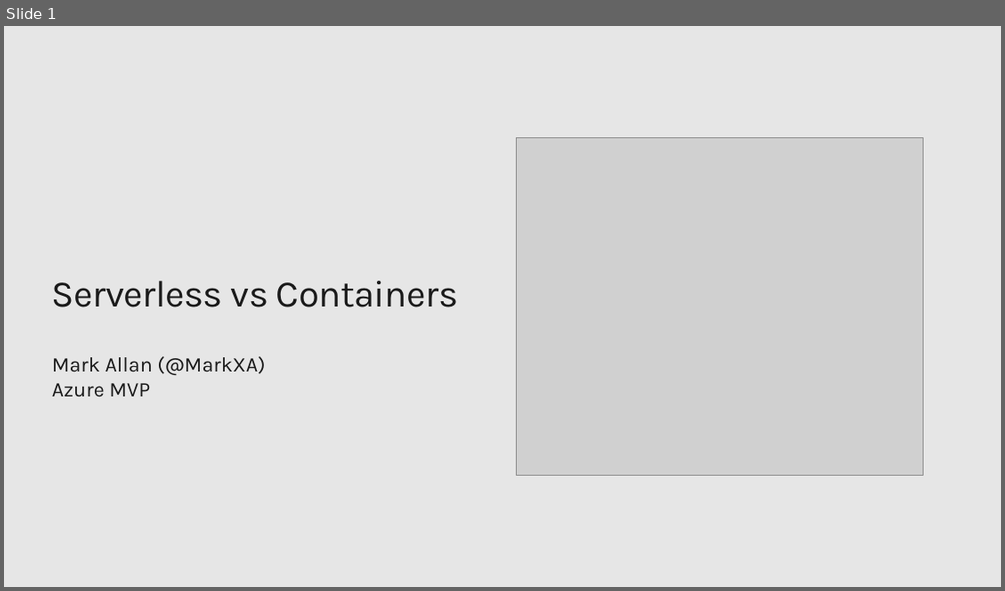
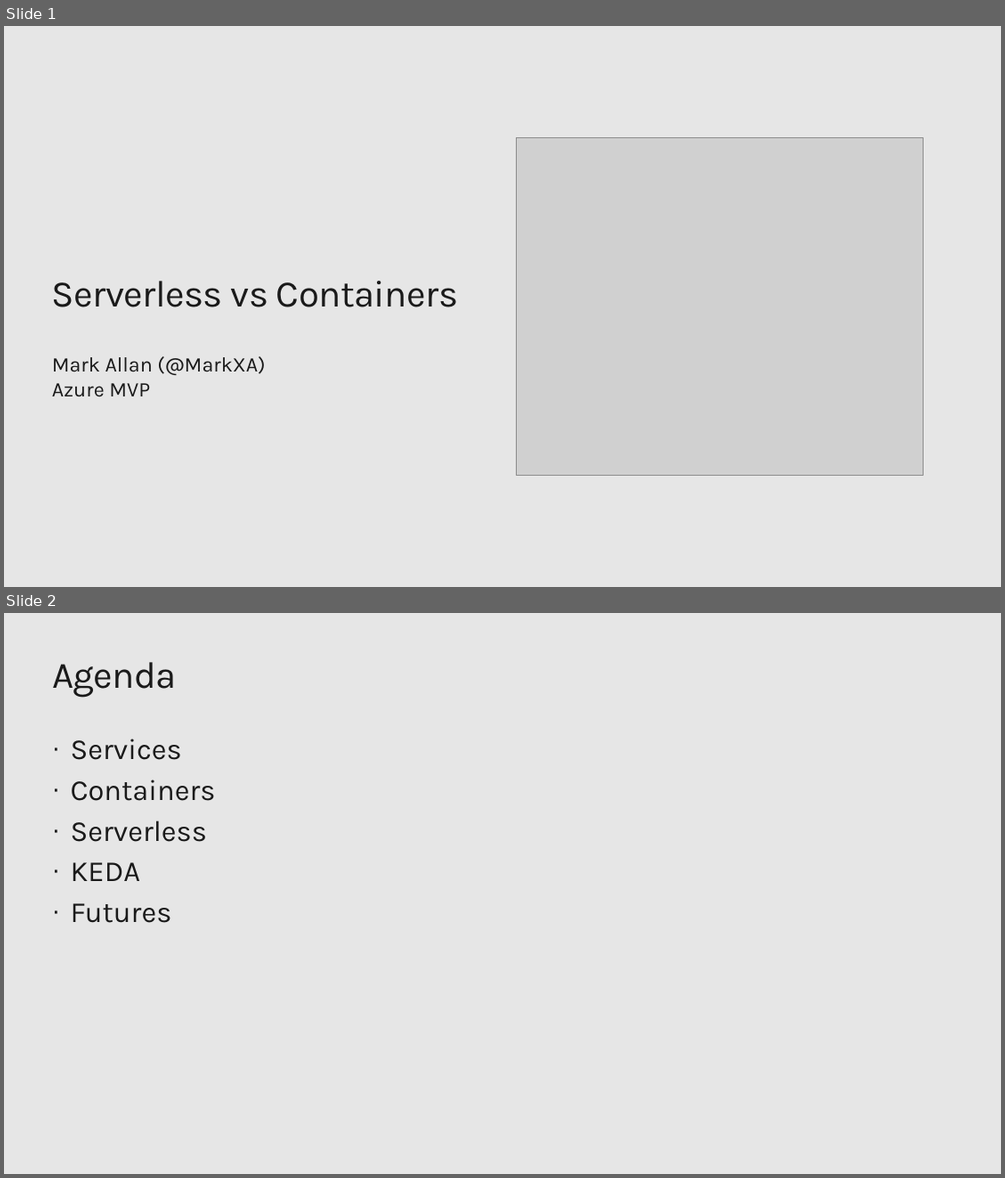
Before and after one commit to MarkXA/keda-demo, a slide deck: Slides/Serverless vs Containers.pptx. Shown one above the other, each under a label of ours: slide 1 before the commit, slides 1 and 2 after it. The pictures are 1005x591 and 1005x1178 pixels, drawn with LibreOffice and Linux fonts; fonts in the diff are those of the drawing; grey boxes stand for pictures; background and template pictures are left out. Boxes give left, top, right and bottom in pixels: in the first picture for what was removed or moved away, otherwise in the second. Text is boxed around its words. In the diff, an @@ line names an element or a change of style, - is before the commit and + after.

```diff
--- a/Slides/Serverless vs Containers.pptx
+++ b/Slides/Serverless vs Containers.pptx
@@ slide 2 added at <box>4,613,1001,1174</box>, background #E6E6E6 @@
@@ title added at <box>52,662,177,698</box>, 36 pt, text #1A1A1A @@
+Agenda
@@ text added at <box>71,738,216,923</box>, 28 pt, text #1A1A1A @@
+· Services
+· Containers
+· Serverless
+· KEDA
+· Futures
```
Also in this commit, not shown: 1 other slide added, 1 other file.
